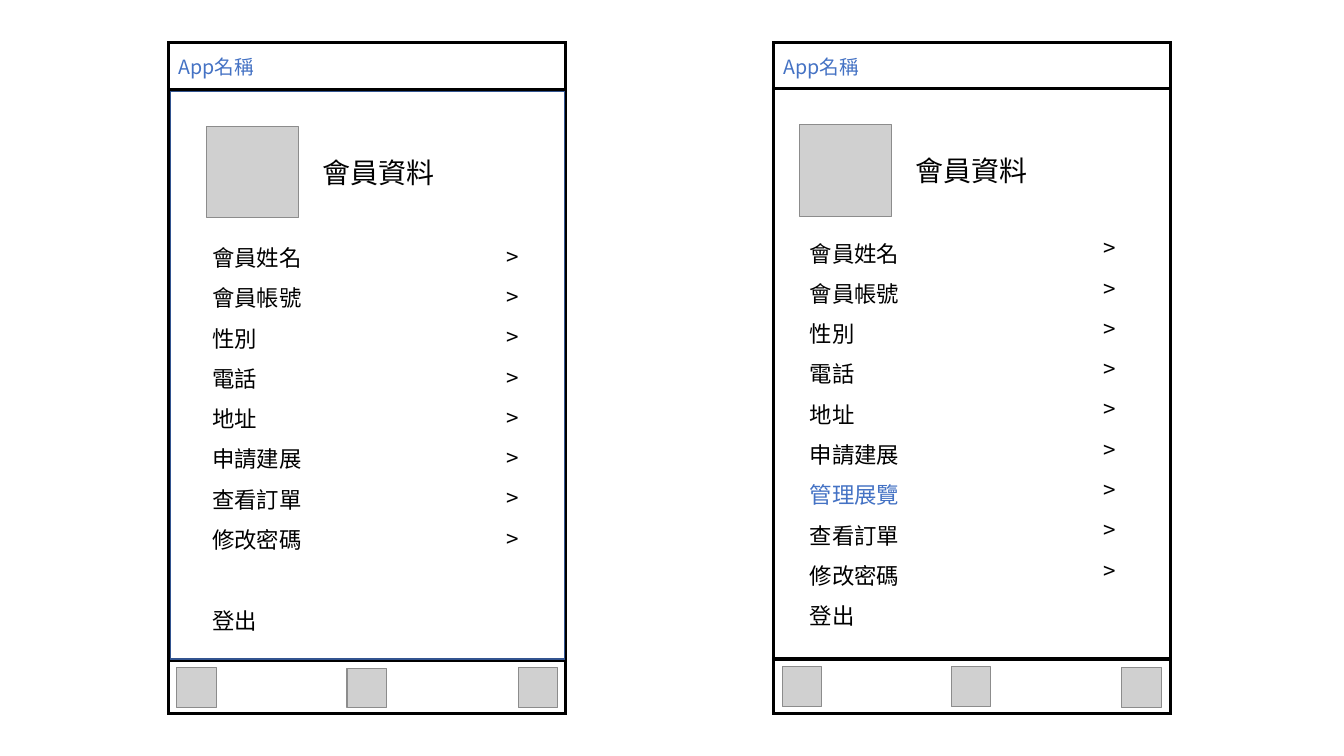
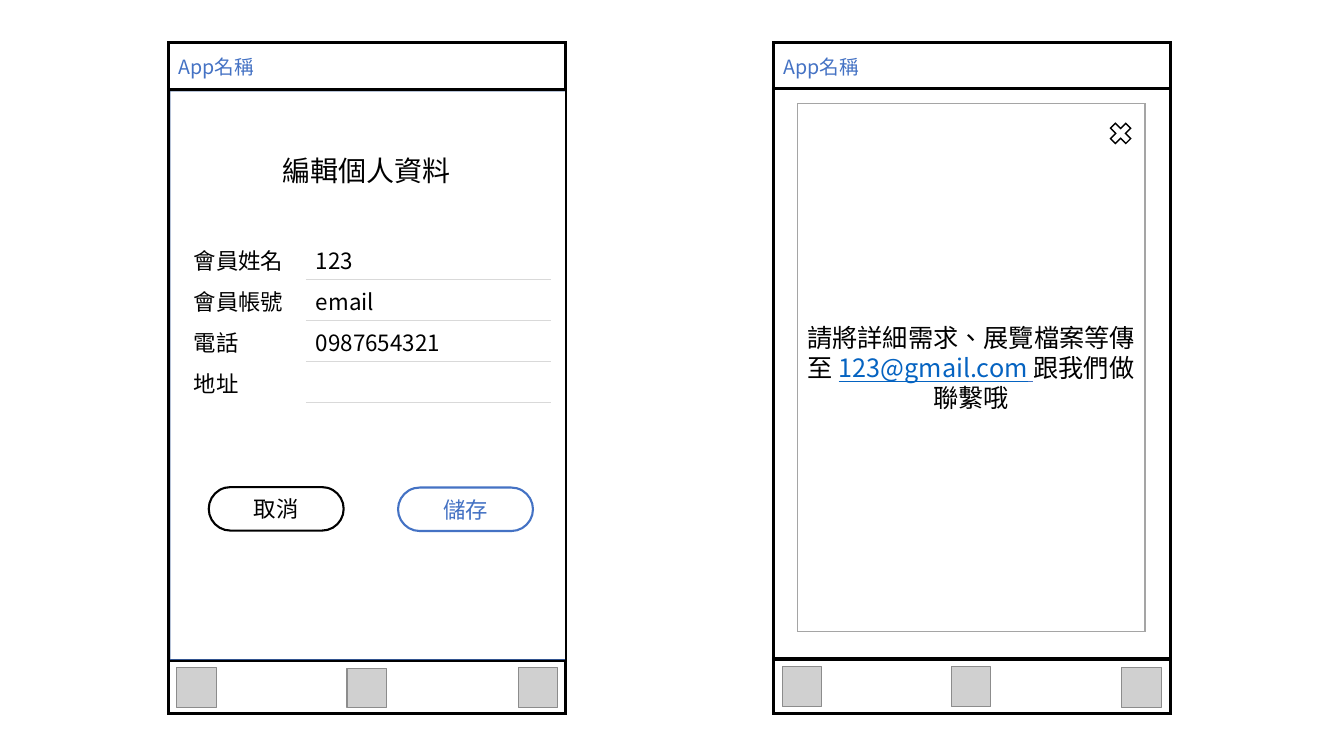
Before and after one commit to 110203/110203, a slide deck: slide 4 of document/UI/0325UI.pptx. Drawn at 1344x756 pixels with LibreOffice and Linux fonts; fonts in the diff are those of the drawing; grey boxes stand for pictures. Boxes give left, top, right and bottom in pixels: in the first picture for what was removed or moved away, otherwise in the second. Text is boxed around its words. In the diff, an @@ line names an element or a change of style, - is before the commit and + after.

```diff
--- a/document/UI/0325UI.pptx
+++ b/document/UI/0325UI.pptx
@@ rectangle added at (170, 92, 565, 659), fill #FFFFFF @@
@@ rectangle added at (798, 104, 1145, 632), fill #FFFFFF, outline #A5A5A5 1 pt, 18 pt, text #000000 @@
+請將詳細需求、展覽檔案等傳至 123@gmail.com 跟我們做聯繫哦
@@ cross added at (1106, 119, 1135, 148), fill #FFFFFF, outline #000000 1 pt @@
@@ picture removed at (207, 127, 298, 218) @@
@@ picture removed at (800, 125, 891, 217) @@
@@ text at (282, 157, 450, 184): text changed @@
-會員資料
+編輯個人資料
@@ text removed at (915, 157, 1027, 184) @@
-會員資料
@@ table added at (184, 239, 551, 402), 4 rows, 2 columns @@
+會員姓名 | 123
+會員帳號 | email
+電話 | 0987654321
+地址 | 
@@ text removed at (497, 225, 533, 557) @@
->
->
->
->
->
->
->
->
@@ text removed at (1094, 216, 1130, 589) @@
->
->
->
->
->
->
->
->
->
@@ text removed at (212, 247, 301, 631) @@
-會員姓名
-會員帳號
-性別
-電話
-地址
-申請建展
-查看訂單
-修改密碼
-登出
@@ text removed at (810, 243, 899, 626) @@
-會員姓名
-會員帳號
-性別
-電話
-地址
-申請建展
-管理展覽
-查看訂單
-修改密碼
-登出
@@ pill shape added at (209, 487, 344, 530), outline #000000 1.5 pt, 16 pt, text #000000 @@
+取消
@@ pill shape added at (398, 488, 533, 531), outline #4472C4 1.5 pt, 16 pt, text #4472C4 @@
+儲存
```
Also in this commit, not shown: 3 other slides changed.
